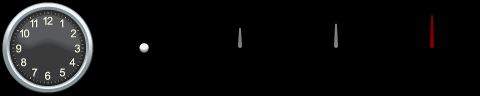
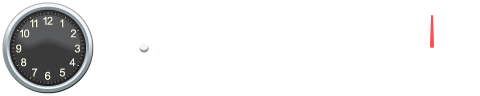
Revision of a layered 480 × 96 image; what changed, layer by layer:
"seconds": opacity 100% → 70% over box(430, 15, 434, 48)
"hours": opacity 100% → 75% over box(238, 28, 242, 48)
"minutes": opacity 100% → 75% over box(334, 23, 338, 48)
hid "Layer 1" over box(0, 0, 480, 96)
